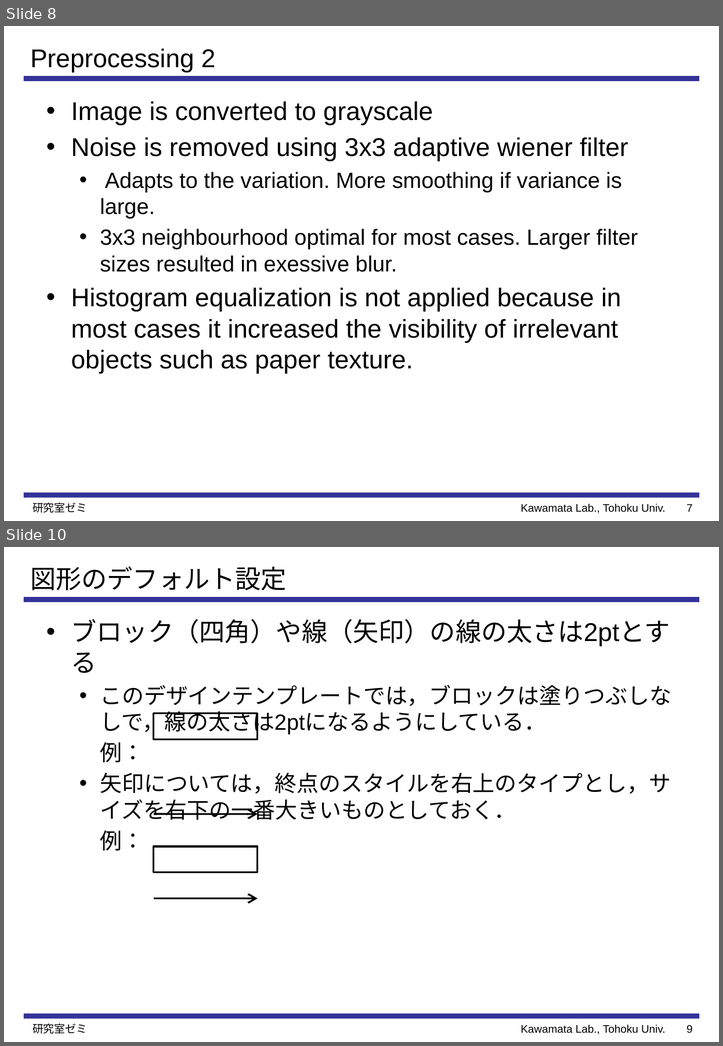
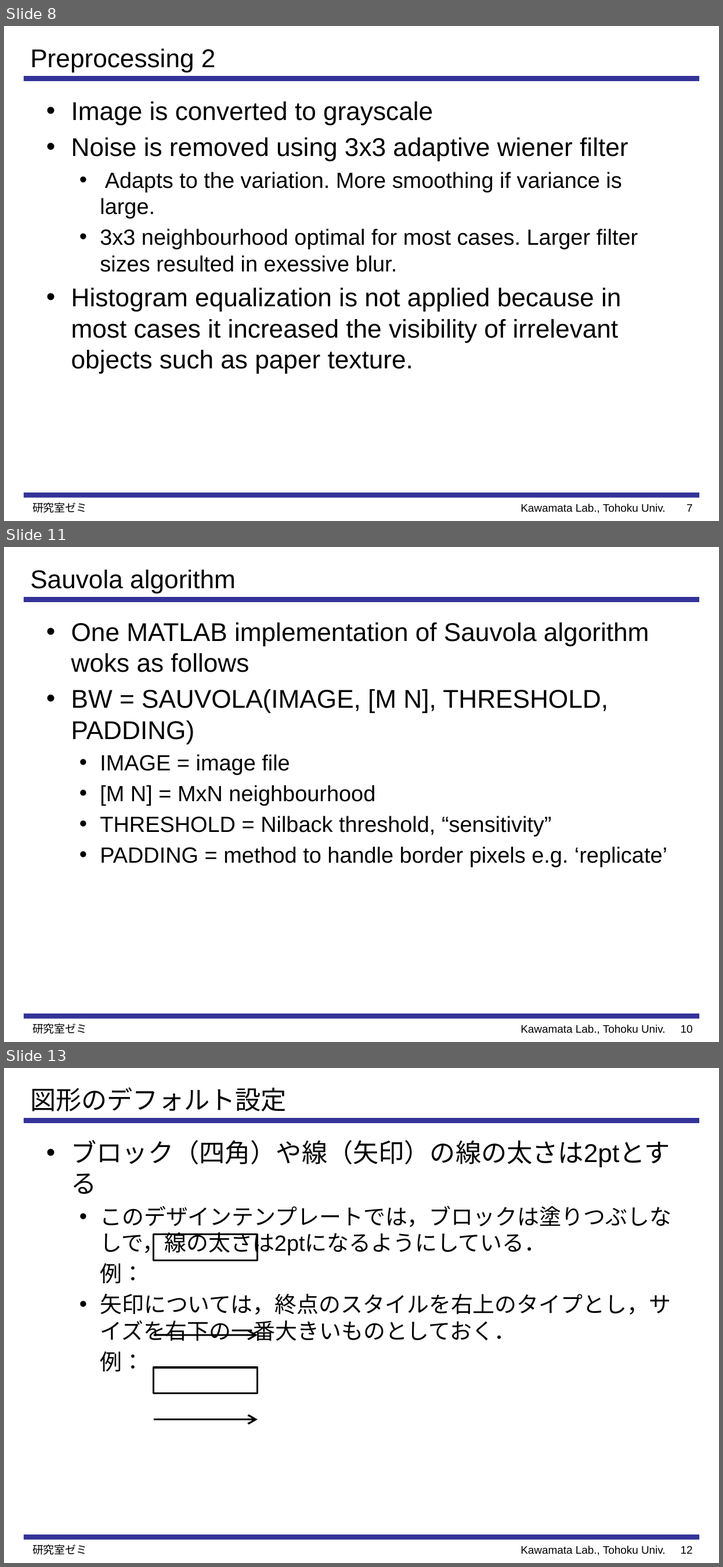
Before and after one commit to Perttu-/Handwriting-recognition, a slide deck: reports & presentations/Preprocessing and Feature Extraction for.pptx. Shown one above the other, each under a label of ours: slides 8 and 10 before the commit, slides 8, 11 and 13 after it; the slides between them are not shown. The pictures are 723x1046 and 723x1567 pixels, drawn with LibreOffice and Linux fonts; fonts in the diff are those of the drawing. Boxes give left, top, right and bottom in pixels: in the first picture for what was removed or moved away, otherwise in the second. Text is boxed around its words. In the diff, an @@ line names an element or a change of style, - is before the commit and + after.

```diff
--- a/reports & presentations/Preprocessing and Feature Extraction for.pptx
+++ b/reports & presentations/Preprocessing and Feature Extraction for.pptx
@@ slide 11 added at (4,547,719,1042), background #FFFFFF; not listed: 3 template elements that a slide beside it also shows @@
@@ title added at (30,570,235,593), 28 pt, text #000000 @@
+Sauvola algorithm
@@ text added at (71,622,667,867), 24 pt, text #000000 @@
+• One MATLAB implementation of Sauvola algorithm woks as follows
+• BW = SAUVOLA(IMAGE, [M N], THRESHOLD, PADDING)
+  • IMAGE = image file
+  • [M N] = MxN neighbourhood
+  • THRESHOLD = Nilback threshold, “sensitivity”
+  • PADDING = method to handle border pixels e.g. ‘replicate’
@@ text added at (32,1023,88,1034), 12 pt, text #000000 @@
+研究室ゼミ
@@ page number added at (680,1024,692,1032), 12 pt, text #000000 @@
+10
@@ what was slide 10 is now slide 13 @@
@@ page number at (680,1545,692,1553): text changed @@
-9
+12
```
Also in this commit, not shown: 2 slides changed, 2 other slides added, 33 other files.
